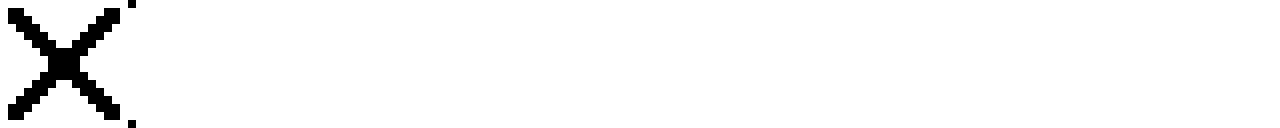
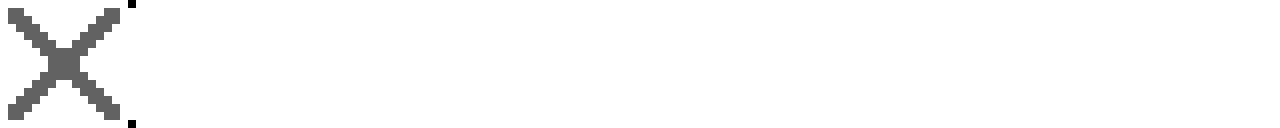
Revision of a layered w=1280, h=128 image; what changed, layer by layer:
painted on "Background" over [8, 8, 120, 120]
